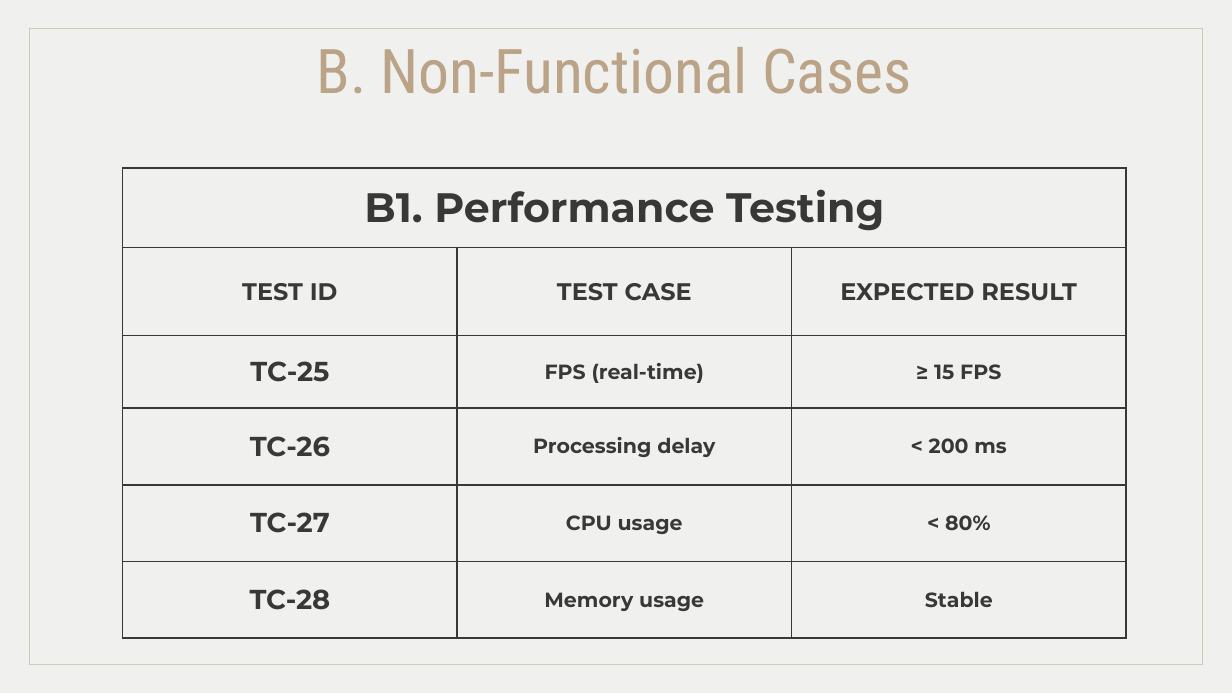
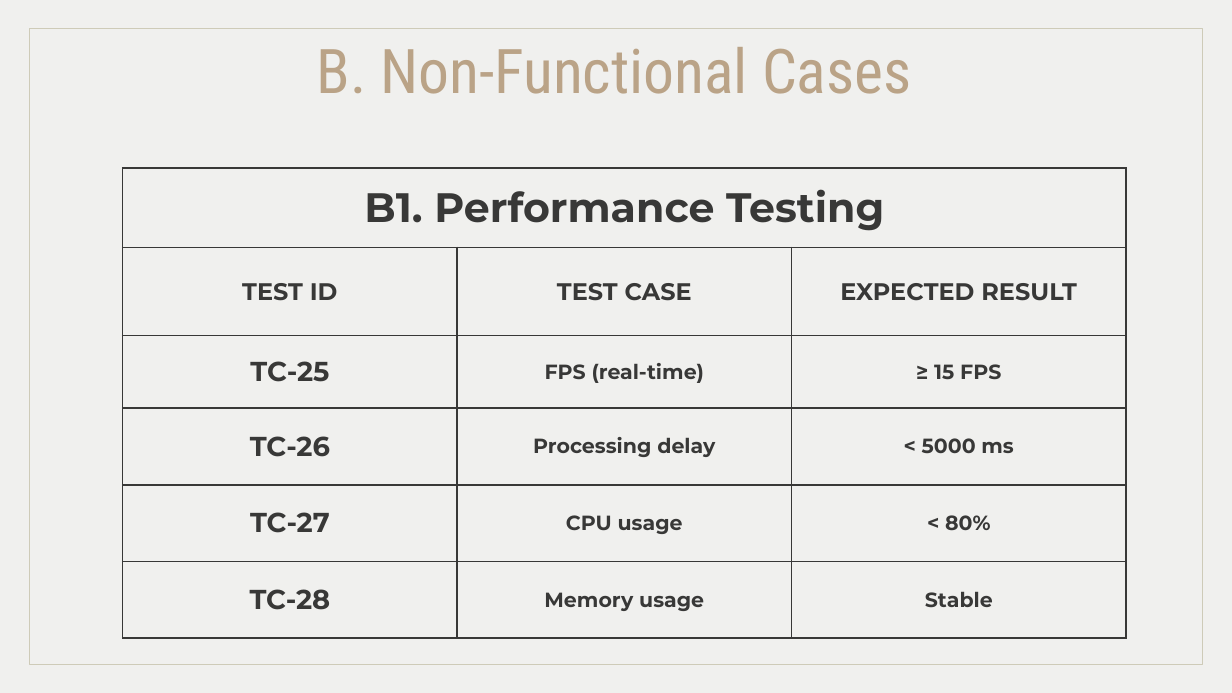
Before and after one commit to MiraPhilip12/Graduation_Project_ESLSCA, a slide deck: slide 8 of Milestone 5/Milestone5_Testing&Evaluation.pptx. Drawn at 1232x693 pixels with LibreOffice and Linux fonts; fonts in the diff are those of the drawing. Boxes give left, top, right and bottom in pixels: in the first picture for what was removed or moved away, otherwise in the second. Text is boxed around its words. In the diff, an @@ line names an element or a change of style, - is before the commit and + after.

```diff
--- a/Milestone 5/Milestone5_Testing&Evaluation.pptx
+++ b/Milestone 5/Milestone5_Testing&Evaluation.pptx
@@ table at (123,169,1125,639) @@
-row 4, column 3: < 200 ms
+row 4, column 3: < 5000 ms
```
Also in this commit, not shown: 1 other slide changed, 6 other files.
